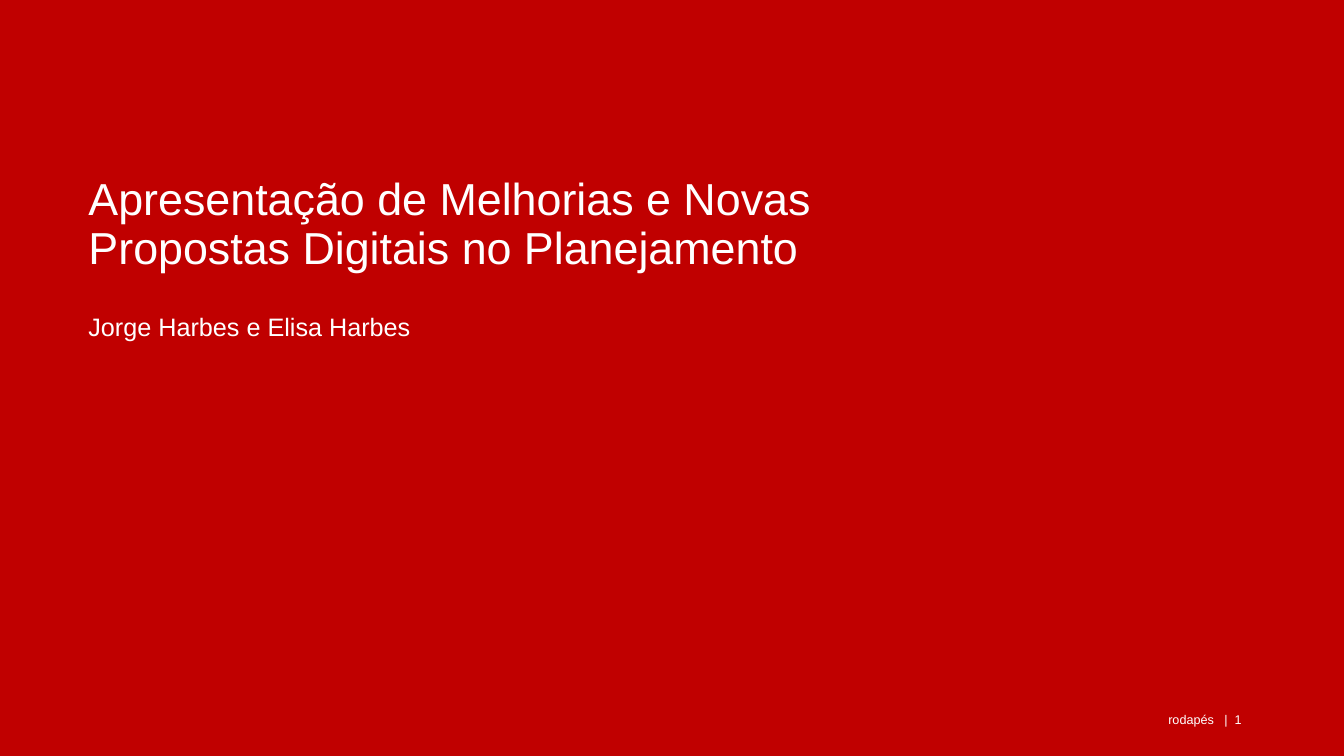
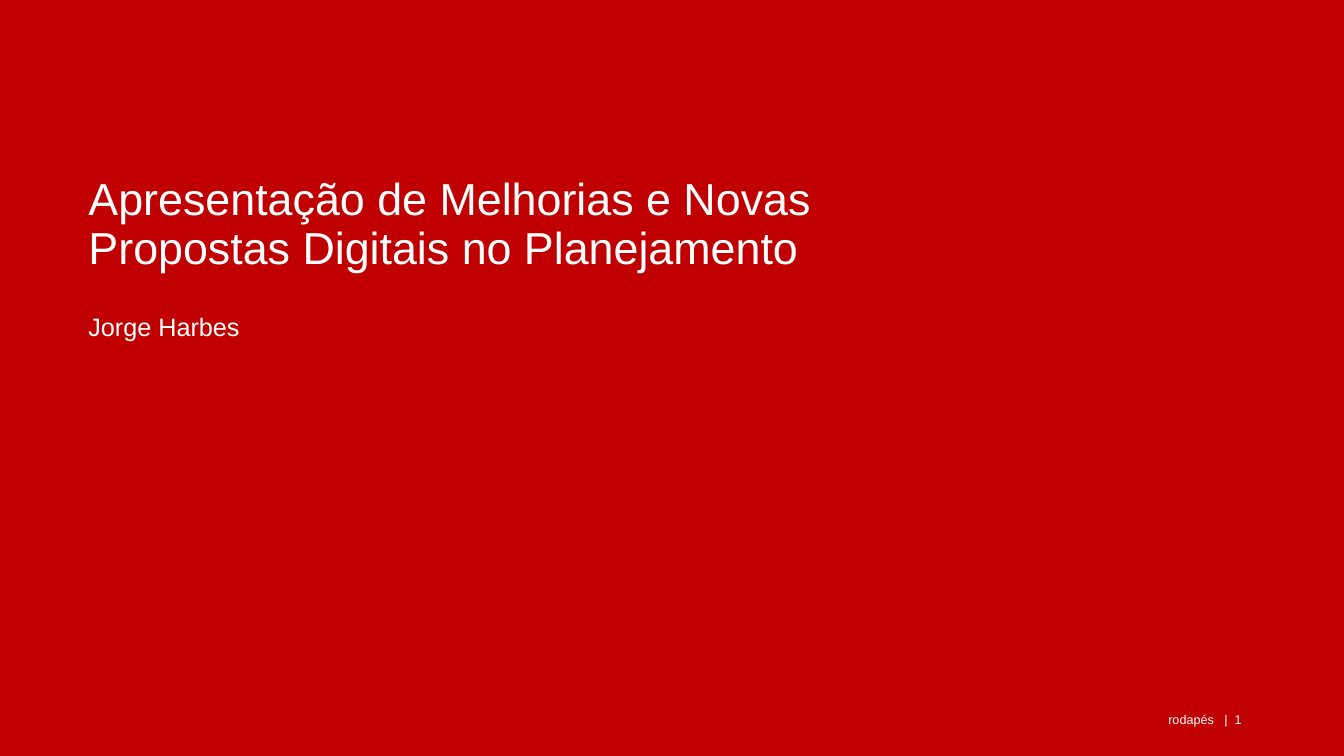
Before and after one commit to jharbes/hashtagVba, a slide deck: slide 1 of imprime_folha_de_rosto/Folhas de Rosto ODI - Fórum PCP.pptx. Drawn at 1344x756 pixels with LibreOffice and Linux fonts; fonts in the diff are those of the drawing; background and template pictures are left out. Boxes give left, top, right and bottom in pixels: in the first picture for what was removed or moved away, otherwise in the second. Text is boxed around its words. In the diff, an @@ line names an element or a change of style, - is before the commit and + after.

```diff
--- a/imprime_folha_de_rosto/Folhas de Rosto ODI - Fórum PCP.pptx
+++ b/imprime_folha_de_rosto/Folhas de Rosto ODI - Fórum PCP.pptx
@@ text at [88,317,239,342]: text changed @@
-Jorge Harbes e Elisa Harbes
+Jorge Harbes
```
Also in this commit, not shown: 2 other files.
